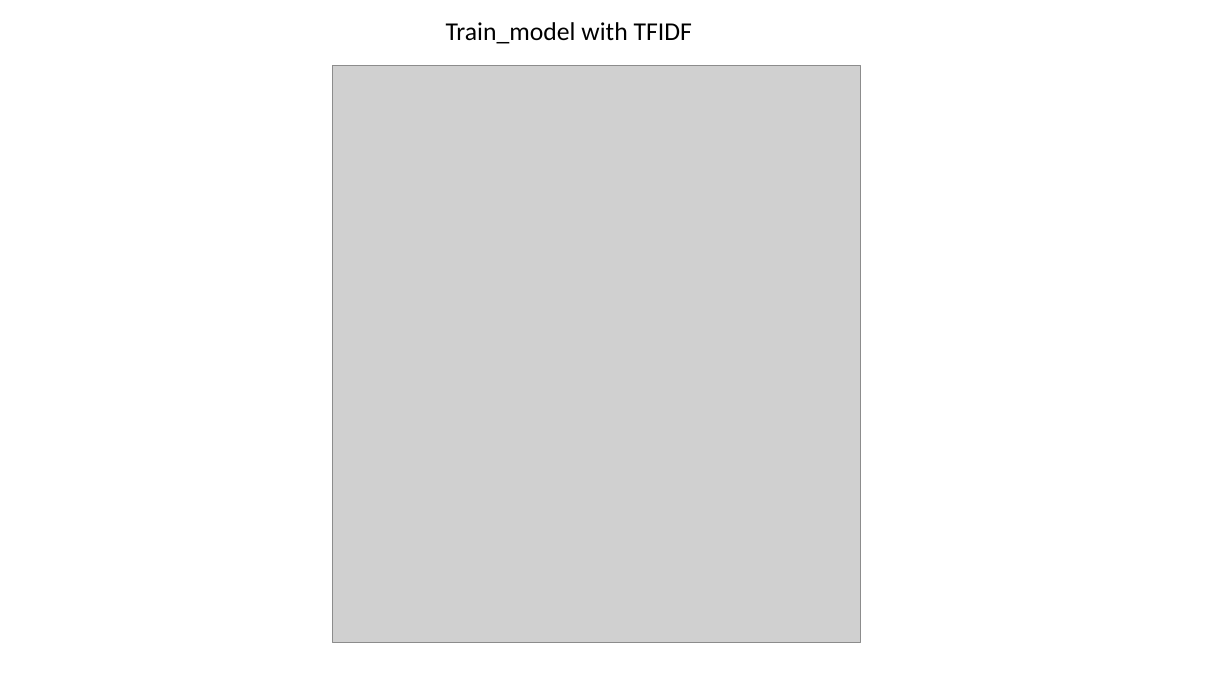
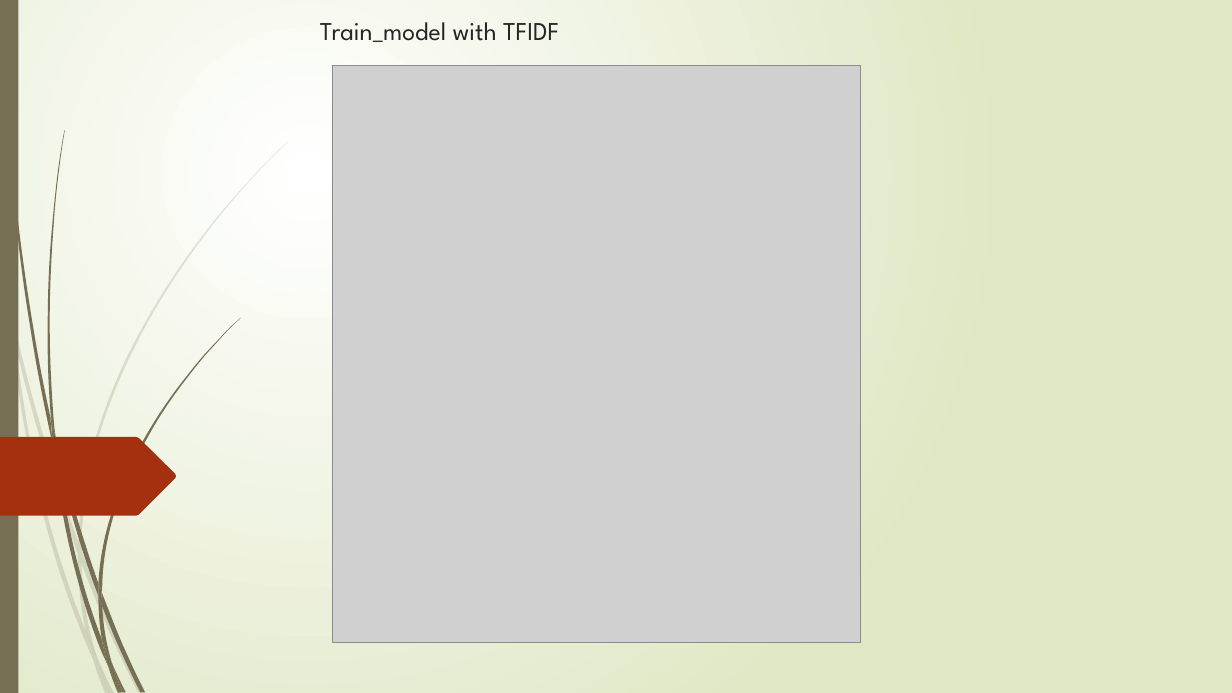
Before and after one commit to itsunilvithlani/2024_G7_Comment-Analyser, a slide deck: slide 12 of YouTube Comment Analyzer_presentation.pptx. Drawn at 1232x693 pixels with LibreOffice and Linux fonts; fonts in the diff are those of the drawing; grey boxes stand for pictures. Boxes give left, top, right and bottom in pixels: in the first picture for what was removed or moved away, otherwise in the second. Text is boxed around its words. In the diff, an @@ line names an element or a change of style, - is before the commit and + after.

```diff
--- a/YouTube Comment Analyzer_presentation.pptx
+++ b/YouTube Comment Analyzer_presentation.pptx
@@ background #FFFFFF to gradient #FFFFFF to #DFE8C4 @@
@@ rectangle added at box(0, 0, 18, 693), fill #766F54 @@
@@ title "Train_model with TFIDF" at box(320, 22, 559, 42): font Calibri to League Spartan, text colour #000000 to #262626; alignment centre to left; line spacing 0.9 to 1 @@
@@ freeform shape added at box(0, 437, 177, 516), fill #A53010 @@
@@ group added at box(0, 141, 288, 693): 10 freeform shapes @@
@@ group added at box(3, 0, 240, 693): 12 freeform shapes @@
```
Also in this commit, not shown: 16 other slides changed, 1 slide added.
